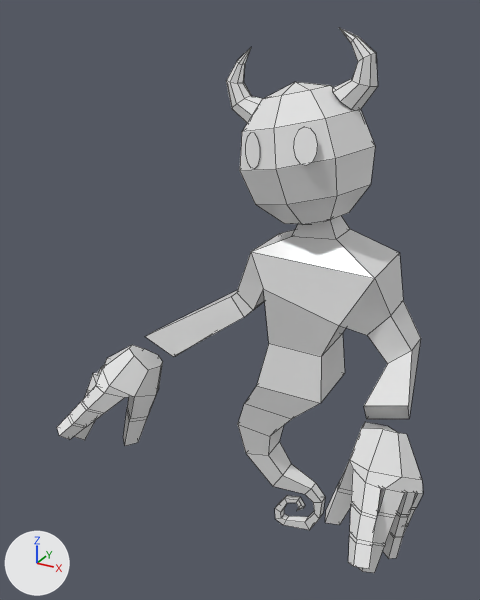
The FBX model Assets/Prefab/sakura/ghost.fbx: old version first, new version second.
Camera for both pictures: a 50 mm camera at (2.39, -5.2, 5.39) aimed at (-0.24, -0.43, 3.0). Lighting does not change. The marker at lower left points along +X, +Y and +Z. Mesh edges are drawn as thin lines. Where no turn or scale is listed for an object, it has been applied to the vertices.
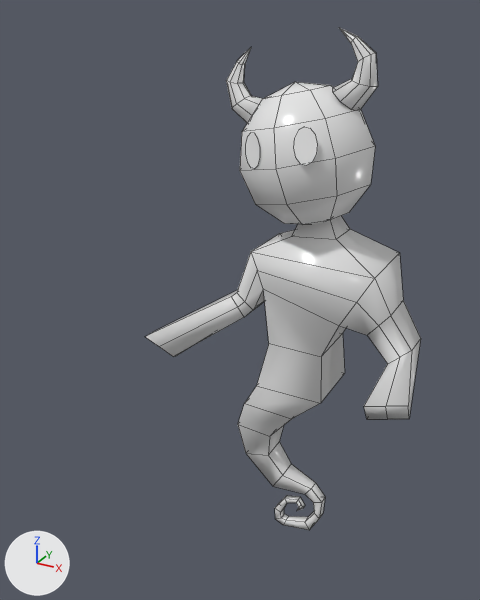
Changed parts and their boxes (x1, y1, x2, y2) in the pictures (480 x 600 px):
'old_low_poly_mesh', deleted: before (325, 422, 423, 573)
'old_low_poly_mesh.001', deleted: before (57, 345, 163, 446)
part 1 of me_cube_002, built on: (145, 252, 412, 419) in both
part 3 of me_cylinder_002, shading changed: (333, 28, 378, 110) in both
part 4 of me_cylinder_003, shading changed: (226, 48, 263, 123) in both
part 5 of me_sphere_003, shading changed: (240, 82, 375, 225) in both

Edits to the bpy script that builds the scene:
```text
Change me_sphere_003:
    where me_sphere_003.from_pydata(...)  # 42 vertices, 48 faces; spans x -0.585..0.585, y -0.599..0.599, z -0.585..0.585
    used by ob_sphere_001; location = (0.17, 0.0, 4.249)
    me_sphere_003 part 5: edges marked sharp go from 88 to 0
Change me_cylinder_003:
    where me_cylinder_003.from_pydata(...)  # 33 vertices, 33 faces; spans x -0.297..0.106, y -0.134..0.134, z -0.251..0.395
    used by ob_cylinder_001; location = (-0.303, 0.0, 4.697)
    me_cylinder_003 part 4: edges marked sharp go from 64 to 0
Change me_cube_002:
    used by ob_cube_001; location = (0.361, 0.0, 3.115)
    remove me_cube_002.from_pydata(...)  # 105 vertices, 105 faces; spans x -1.63..1.01, y -0.74..0.4, z -2.86..0.65
    add me_cube_002.from_pydata(...)  # 121 vertices, 121 faces; spans x -1.63..1.01, y -0.74..0.4, z -2.86..0.65
    me_cube_002 part 1
    16 faces are deleted
    16 vertices are added at x -1.49..0.84, y -0.69..0.37, z -0.95..0.16
    32 new faces join them
    me_cube_002 part 2: the surface is now shaded smooth
Change me_cylinder_002:
    where me_cylinder_002.from_pydata(...)  # 33 vertices, 33 faces; spans x -0.094..0.272, y -0.134..0.134, z -0.217..0.393
    used by ob_cylinder; location = (0.464, 0.0, 4.856)
    me_cylinder_002 part 3: edges marked sharp go from 64 to 0
Remove ob_old_low_poly_mesh_001:
    ob_old_low_poly_mesh_001 = bpy.data.objects.new('old_low_poly_mesh.001', me_cylinder_001)
    ob_old_low_poly_mesh_001.location = (-1.531, -0.861, 1.829)
Remove ob_old_low_poly_mesh:
    ob_old_low_poly_mesh = bpy.data.objects.new('old_low_poly_mesh', me_cylinder)
    ob_old_low_poly_mesh.location = (1.357, -1.005, 1.756)
```
